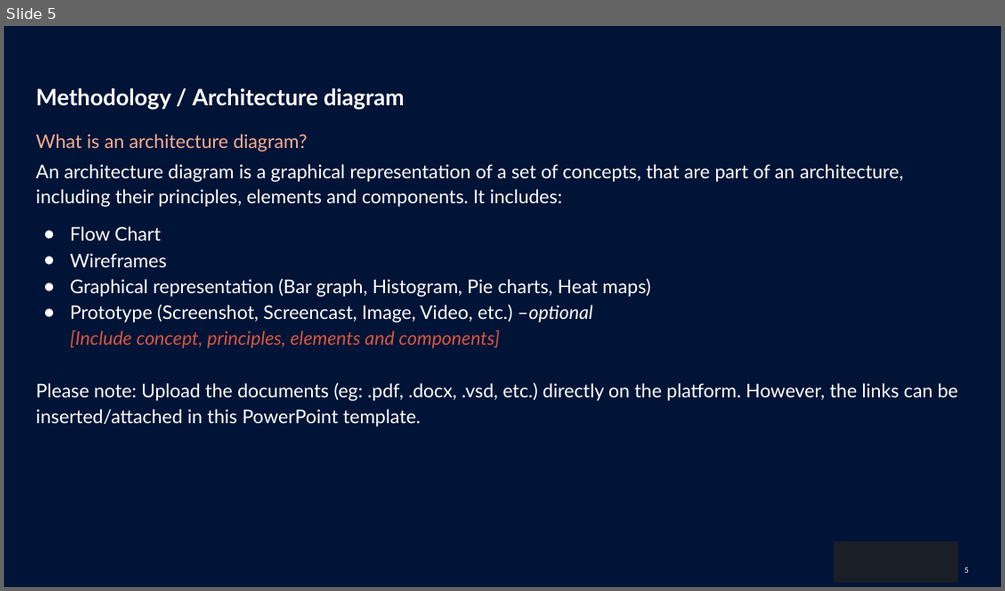
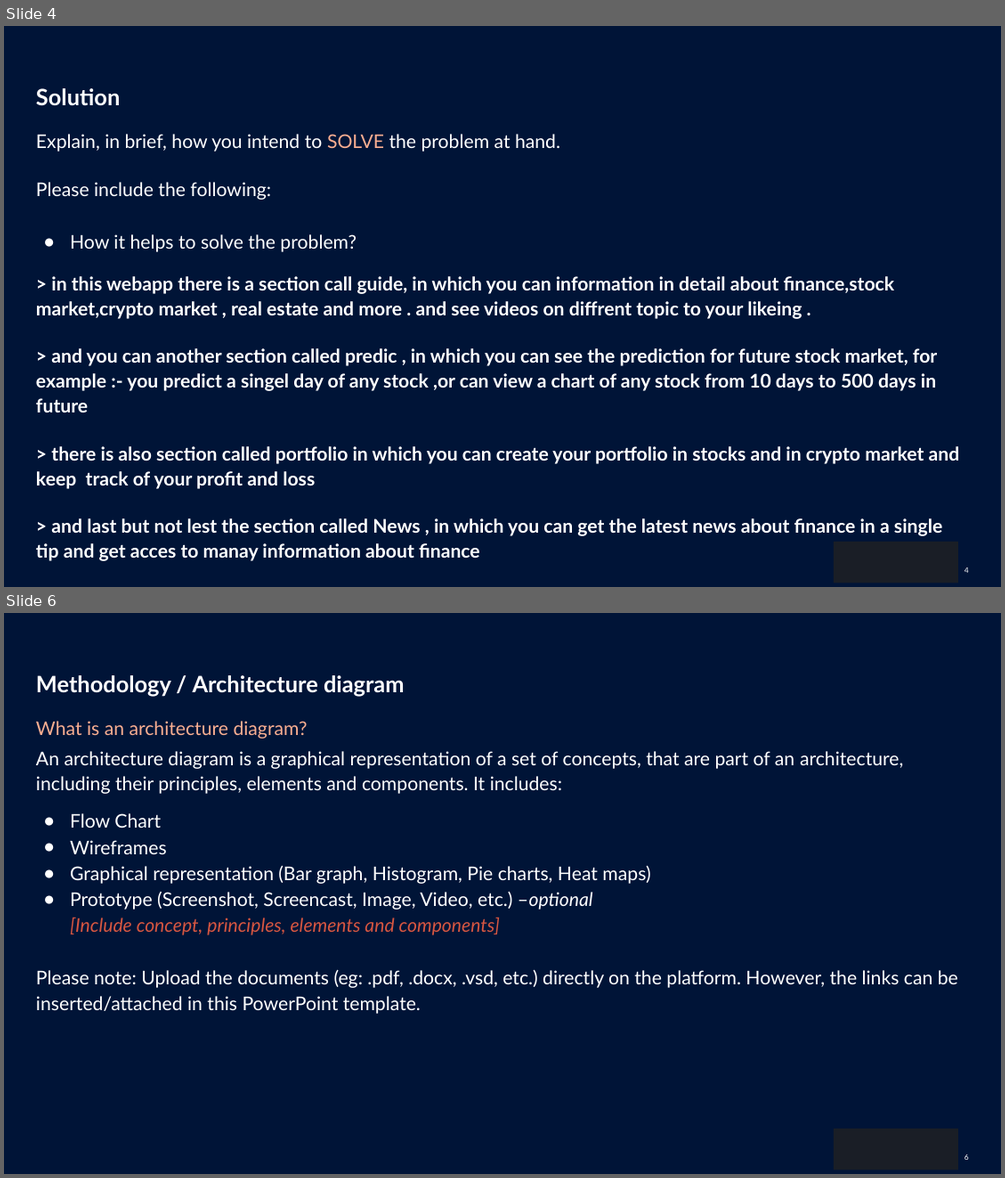
Before and after one commit to Aditya-aot/Hackathon-ION, a slide deck: HackerEarth_Idea_Submission_Template24414bb.pptx. Shown one above the other, each under a label of ours: slide 5 before the commit, slides 4 and 6 after it; the slides between them are not shown. The pictures are 1005x591 and 1005x1178 pixels, drawn with LibreOffice and Linux fonts; fonts in the diff are those of the drawing; background and template pictures are left out. Boxes give left, top, right and bottom in pixels: in the first picture for what was removed or moved away, otherwise in the second. Text is boxed around its words. In the diff, an @@ line names an element or a change of style, - is before the commit and + after.

Commit message:
Guide part-3

```diff
--- a/HackerEarth_Idea_Submission_Template24414bb.pptx
+++ b/HackerEarth_Idea_Submission_Template24414bb.pptx
@@ slide 4 added at (4, 26, 1001, 587), background picture (left out); not listed: 2 template elements that a slide beside it also shows @@
@@ title added at (36, 88, 120, 106), 24 pt, text #FFFFFF, bold @@
+Solution
@@ text added at (36, 134, 960, 532), 20 pt, text #FFFFFF, bold @@
+Explain, in brief, how you intend to SOLVE the problem at hand.
+Please include the following:
+● How it helps to solve the problem?
+> in this webapp there is a section call guide, in which you can information in detail about finance,stock market,crypto market , real estate and more . and see videos on diffrent topic to your likeing .
+> and you can another section called predic , in which you can see the prediction for future stock market, for example :- you predict a singel day of any stock ,or can view a chart of any stock from 10 days to 500 days in future
+> there is also section called portfolio in which you can create your portfolio in stocks and in crypto market and keep track of your profit and loss
+> and last but not lest the section called News , in which you can get the latest news about finance in a single tip and get acces to manay information about finance
@@ what was slide 5 is now slide 6 @@
@@ page number at (964, 1154, 969, 1159): text changed @@
-              5
+              6
```
Also in this commit, not shown: 3 slides changed.
